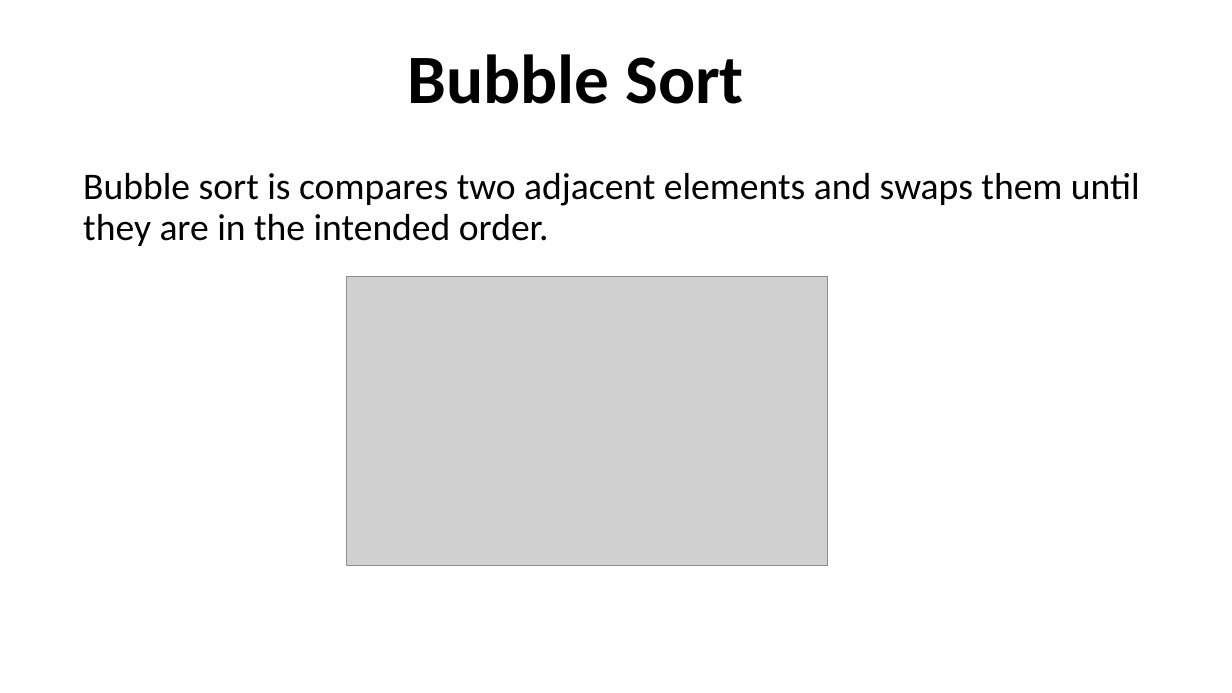
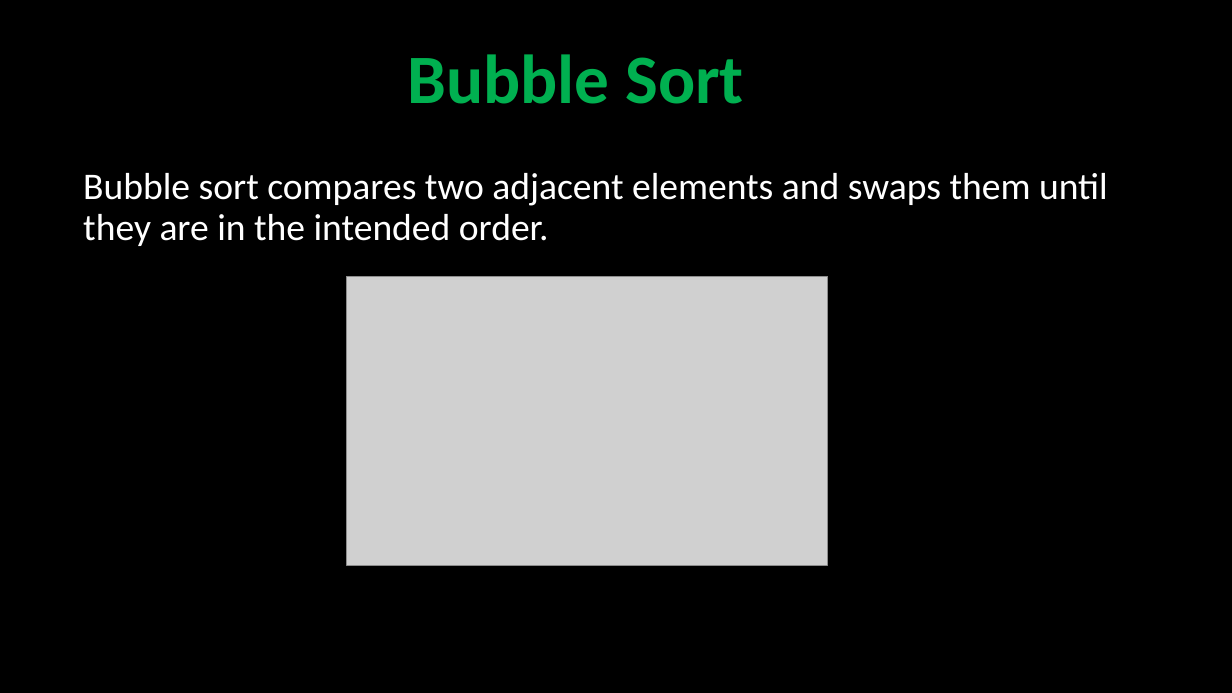
Before and after one commit to robitussin/CCS0015, a slide deck: slide 2 of sorting_algorithms/Bubble Sort.pptx. Drawn at 1232x693 pixels with LibreOffice and Linux fonts; fonts in the diff are those of the drawing; grey boxes stand for pictures. Boxes give left, top, right and bottom in pixels: in the first picture for what was removed or moved away, otherwise in the second. Text is boxed around its words. In the diff, an @@ line names an element or a change of style, - is before the commit and + after.

Commit message:
Updated slides

```diff
--- a/sorting_algorithms/Bubble Sort.pptx
+++ b/sorting_algorithms/Bubble Sort.pptx
@@ background #FFFFFF to #000000 @@
@@ title "Bubble Sort" at [408, 54, 744, 104]: text colour #000000 to #00B050 @@
@@ text at [83, 173, 1108, 246]: text changed; text colour #000000 to #FFFFFF @@
-Bubble sort is compares two adjacent elements and swaps them until they are in the intended order.
+Bubble sort compares two adjacent elements and swaps them until they are in the intended order.
```
Also in this commit, not shown: 16 other slides changed, 1 slide added, 6 other files.
